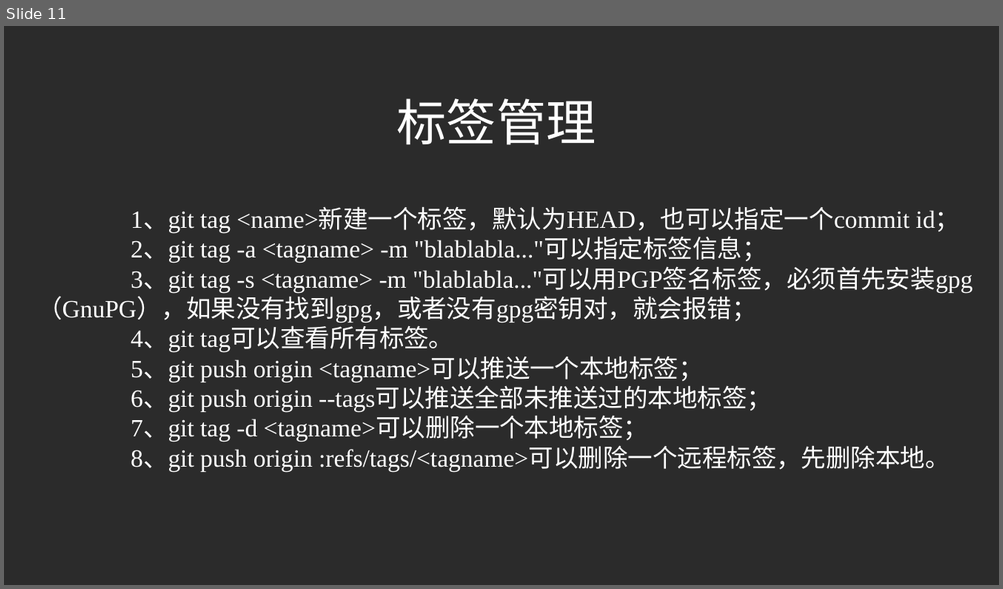
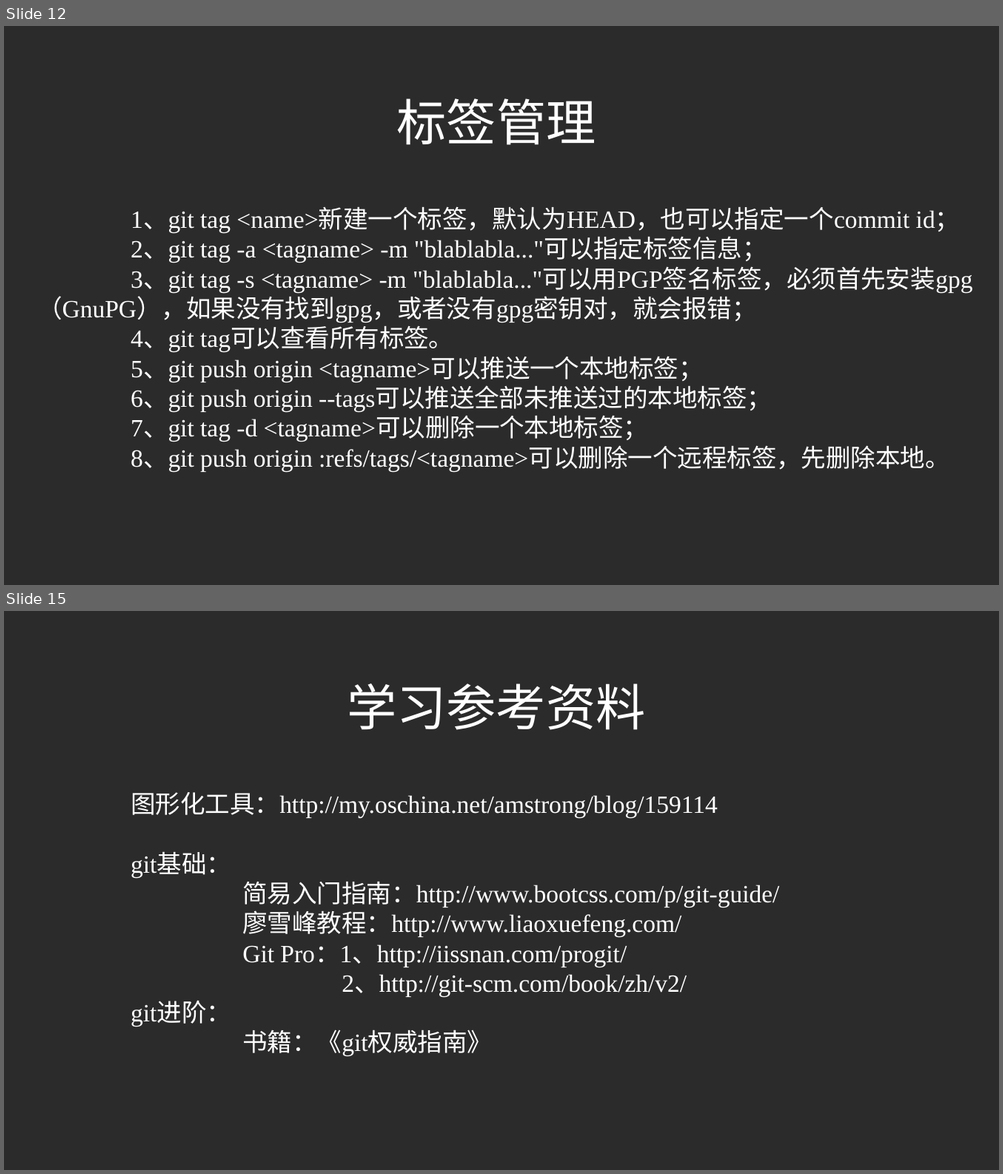
Before and after one commit to liuchangfa/workplace, a slide deck: training/Git/Git.ppt. Shown one above the other, each under a label of ours: slide 11 before the commit, slides 12 and 15 after it; the slides between them are not shown. The pictures are 1003x589 and 1003x1174 pixels, drawn with LibreOffice and Linux fonts; fonts in the diff are those of the drawing; background and template pictures are left out; a plain dark background stands for a picture behind light text. Boxes give left, top, right and bottom in pixels: in the first picture for what was removed or moved away, otherwise in the second. Text is boxed around its words. In the diff, an @@ line names an element or a change of style, - is before the commit and + after.

```diff
--- a/training/Git/Git.ppt
+++ b/training/Git/Git.ppt
@@ slide 15 added at [4,611,999,1170], background picture (left out) @@
@@ text added at [347,684,645,730], 32 pt, text #FFFFFF @@
+学习参考资料
@@ text added at [131,792,779,1057], 16 pt, text #FFFFFF @@
+图形化工具：http://my.oschina.net/amstrong/blog/159114
+git基础：
+简易入门指南：http://www.bootcss.com/p/git-guide/
+廖雪峰教程：http://www.liaoxuefeng.com/
+Git Pro：1、http://iissnan.com/progit/
+2、http://git-scm.com/book/zh/v2/
+git进阶：
+书籍：《git权威指南》
@@ what was slide 11 is now slide 12 @@
```
Also in this commit, not shown: 3 slides changed, 7 other slides added, 7 slides removed.
